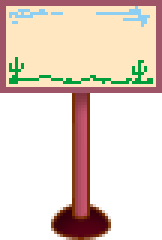
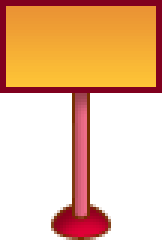
Layers edited between the first and the second 162px x 240px image:
removed layer "Слой 1" over <box>9,6,153,84</box>
painted on "Фигура 78" over <box>0,0,162,93</box>
painted on "Shape 1" (1st of 2) over <box>72,87,90,222</box>
painted on "Shape 2" over <box>54,201,108,237</box>
